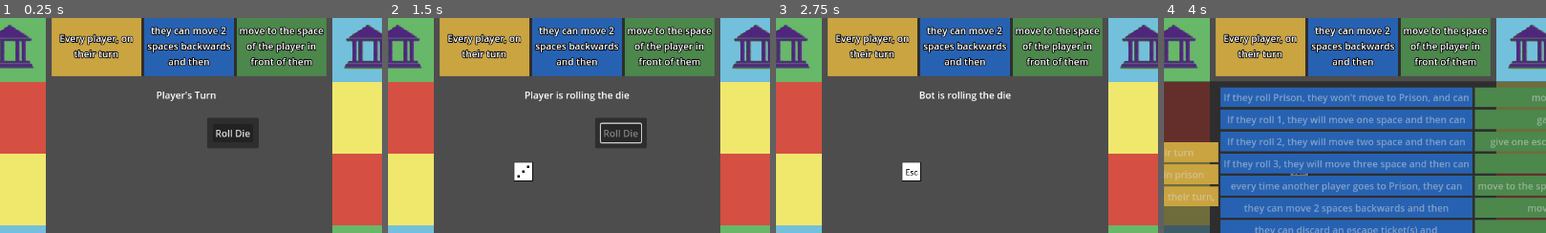
Above: before the commit, frames 1-4 (left to right).
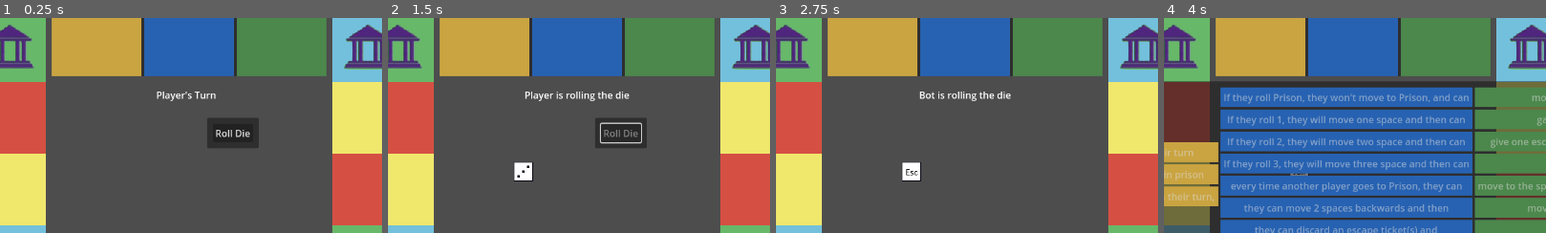
Above: after the commit, the same moments.

Repository: tjfeldman/RulesRace
Game: Godot game, scene res://rules_race_board.tscn
Two runs of this game, one before a commit and one after it. Both use one fixed random seed, a clock stepped at 60 frames per second and the inputs below.
Inputs (mouse positions are % of the whole screen's width and height, from its top left):
- Up to frame 1 (0.25 s): no input
- Up to frame 2 (1.5 s): click "Roll Die" at 0.5 s; tap Enter at 1.25 s; move the mouse to (72, 45) at 1.27 s; click (72, 45) at 1.42 s
- Up to frame 3 (2.75 s): click "End Turn" at 2 s
- Up to frame 4 (4 s): tap Space at 2.75 s; move the mouse to (30, 55) at 2.77 s; click (30, 55) at 2.92 s; tap Enter at 3.5 s; move the mouse to (60, 28) at 3.52 s; click (60, 28) at 3.67 s
The pictures show only the part of the screen within x 25-75%, y 18-68%; the shares and areas given below are measured in that part.

The runs differ from the first frame. In frame 1, 4.4% of the frame differs, in the area x 15-85%, y 3-23%; in frame 2, 4.4%; in frame 3, 4.4%; in frame 4, 4.4%.

Commit message:
Fixed bug where the game was not properly waiting for animations to finish playing when using the cost of moving yourself back
Signed-off-by: Tyler Feldman <tyler.feldman148@gmail.com>

Diff:
--- a/scripts/GroupRuleSelector.gd
+++ b/scripts/GroupRuleSelector.gd
@@ -16,7 +16,7 @@
 signal rules_updated(whenRule: RuleButton, triggerRule: RuleButton, effectRule: RuleButton);
 
 func _ready() -> void:
-	call_deferred("_set_new_rule");
+	#call_deferred("_set_new_rule");
 	_set_for_display();
 
 func set_for_editing():
--- a/scripts/Player/PlayerCharacter.gd
+++ b/scripts/Player/PlayerCharacter.gd
@@ -63,7 +63,6 @@
 	Events.emit_signal("player_moved");
 
 func moveToPlayer(player: Player):
-	print("Moving %s to %s"%[self, player]);
 	var dist = player.getBoardPosition() - _boardPosition;
 	while dist != 0:
 		if dist > 0:
--- a/scripts/TurnManager.gd
+++ b/scripts/TurnManager.gd
@@ -115,8 +115,11 @@
 	_calculate_actions();
 
 func _use_group_rule():
+	turn_status.text = "%s used the group rule" % _turn_player.playerName;
 	#first we pay the cost
-	group_rule_manager.pay_cost_for_player(_turn_player);
+	await group_rule_manager.pay_cost_for_player(_turn_player);
+	#slight delay
+	await get_tree().create_timer(0.5).timeout;
 	#next we perform the action
 	await group_rule_manager.trigger_effect_for_player(_turn_player);
 	_calculate_actions();
